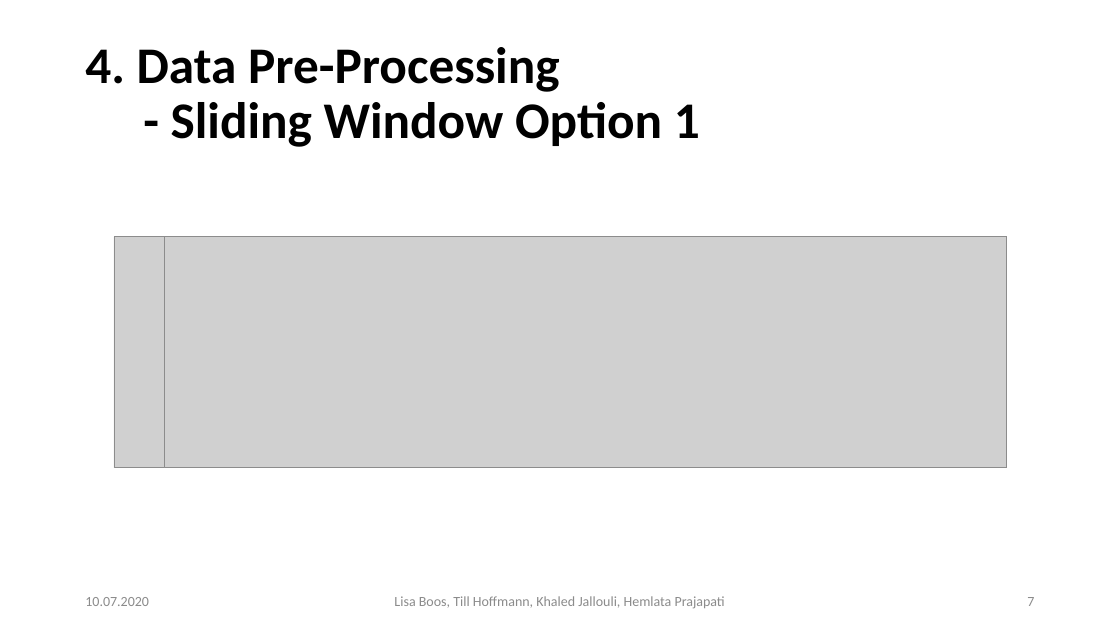
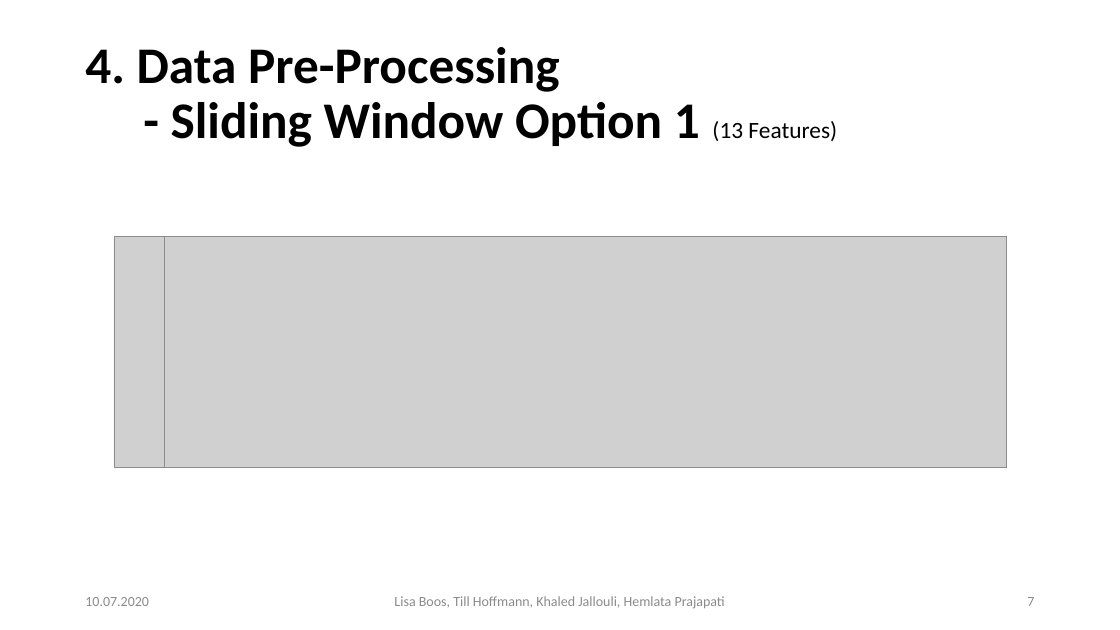
Before and after one commit to Khaledjallouli/project, a slide deck: slide 7 of Daily/sprint9/Final_Presentation_Phase_I.pptx. Drawn at 1120x630 pixels with LibreOffice and Linux fonts; fonts in the diff are those of the drawing; grey boxes stand for pictures; background and template pictures are left out. Boxes give left, top, right and bottom in pixels: in the first picture for what was removed or moved away, otherwise in the second. Text is boxed around its words. In the diff, an @@ line names an element or a change of style, - is before the commit and + after.

```diff
--- a/Daily/sprint9/Final_Presentation_Phase_I.pptx
+++ b/Daily/sprint9/Final_Presentation_Phase_I.pptx
@@ title at [85, 47, 837, 147]: text changed @@
-4. Data Pre-Processing
-- Sliding Window Option 1
+4. Data Pre-Processing
+- Sliding Window Option 1 (13 Features)
```
Also in this commit, not shown: 7 other slides changed.
